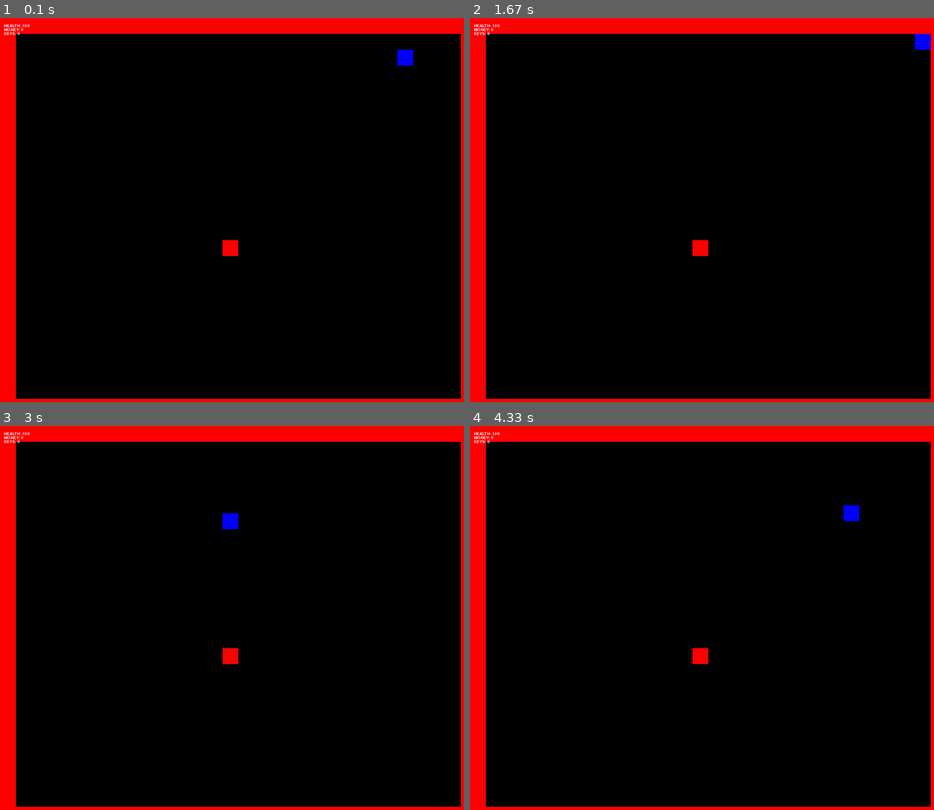
Above: before the commit, frames 1-4 (two rows, left to right).
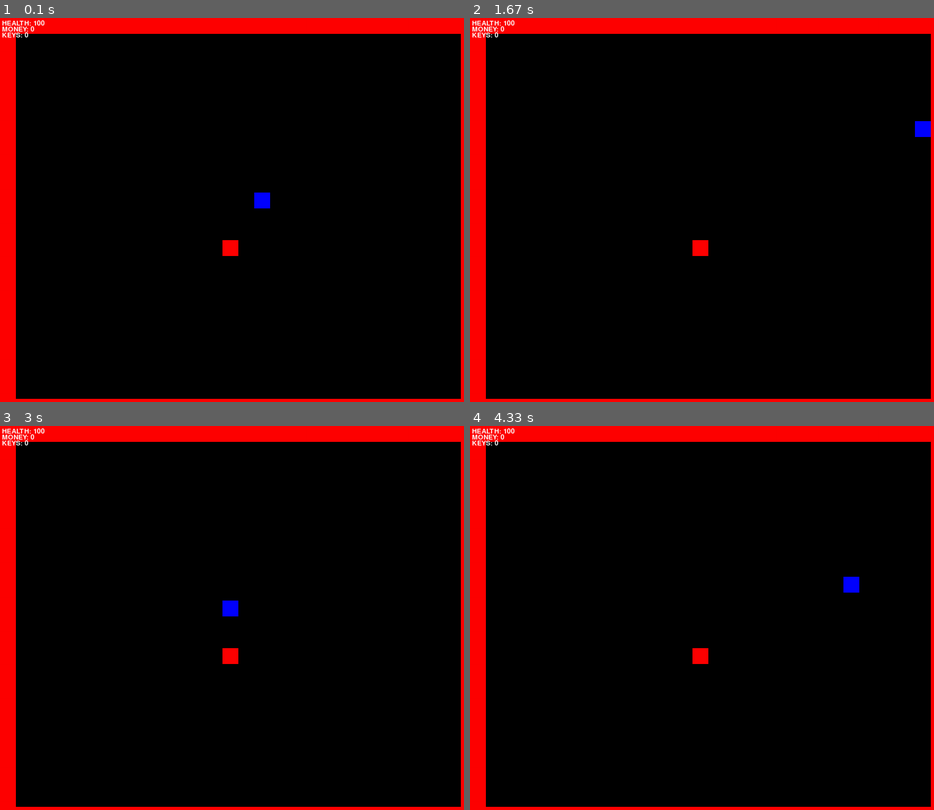
Above: after the commit, the same moments.

Repository: cduck1/dukecw-classwork
Game: pygame game, started from Tile Game/Tile Movement Game.py
Two runs of this game, one before a commit and one after it. Both use one fixed random seed, a clock stepped at 60 frames per second and the inputs below.
Inputs:
- Up to frame 1 (0.1 s): no input
- Up to frame 2 (1.67 s): hold Right 0.33-0.8 s; hold Up 0.83-1.13 s; hold Right 1.17-1.63 s
- Up to frame 3 (3 s): hold Left 1.67-2.2 s; hold Down 2.23-2.53 s; hold Left 2.57-2.97 s
- Up to frame 4 (4.33 s): hold Up 3-3.37 s; hold Right 3.4-4.03 s; hold Down from 4.07 s (still down)

The runs differ from the first frame. In frame 1, 0.5% of the frame differs, in the area x 0-90%, y 0-50%; in frame 2, 0.5%; in frame 3, 0.5%; in frame 4, 0.5%.

Commit message:
Update Tile Movement Game.py
Changed where the text is and the font size slightly for the health, money and keys to make it look better

Diff:
--- a/Tile Game/Tile Movement Game.py
+++ b/Tile Game/Tile Movement Game.py
@@ -113,16 +113,16 @@
 # Side walls = 1,0,0,0,0,0,0,0,0,0,0,0,0,0,0,0,0,0,0,0,0,0,0,0,1
 wall_present = [1,1,1,1,1,1,1,1,1,1,1,1,1,1,1,1,1,1,1,1,1,1,1,1,1,1,1,1,1,1,
                 1,0,0,0,0,0,0,0,0,0,0,0,0,0,0,0,0,0,0,0,0,0,0,0,0,0,0,0,0,1,
-                1,0,0,0,0,0,0,0,0,0,0,0,0,0,0,0,0,0,0,0,0,0,0,0,0,3,0,0,0,1,
-                1,0,0,0,0,0,0,0,0,0,0,0,0,0,0,0,0,0,0,0,0,0,0,0,0,0,0,0,0,1,
-                1,0,0,0,0,0,0,0,0,0,0,0,0,0,0,0,0,0,0,0,0,0,0,0,0,0,0,0,0,1,
-                1,0,0,0,0,0,0,0,0,0,0,0,0,0,0,0,0,0,0,0,0,0,0,0,0,0,0,0,0,1,
-                1,0,0,0,0,0,0,0,0,0,0,0,0,0,0,0,0,0,0,0,0,0,0,0,0,0,0,0,0,1,
-                1,0,0,0,0,0,0,0,0,0,0,0,0,0,0,0,0,0,0,0,0,0,0,0,0,0,0,0,0,1,
-                1,0,0,0,0,0,0,0,0,0,0,0,0,0,0,0,0,0,0,0,0,0,0,0,0,0,0,0,0,1,
-                1,0,0,0,0,0,0,0,0,0,0,0,0,0,0,0,0,0,0,0,0,0,0,0,0,0,0,0,0,1,
-                1,0,0,0,0,0,0,0,0,0,0,0,0,0,0,0,0,0,0,0,0,0,0,0,0,0,0,0,0,1,
-                1,0,0,0,0,0,0,0,0,0,0,0,0,0,0,0,0,0,0,0,0,0,0,0,0,0,0,0,0,1,
+                1,0,0,0,0,0,0,0,0,0,0,0,0,0,0,0,0,0,0,0,0,0,0,0,0,0,0,0,0,1,
+                1,0,0,0,0,0,0,0,0,0,0,0,0,0,0,0,0,0,0,0,0,0,0,0,0,0,0,0,0,1,
+                1,0,0,0,0,0,0,0,0,0,0,0,0,0,0,0,0,0,0,0,0,0,0,0,0,0,0,0,0,1,
+                1,0,0,0,0,0,0,0,0,0,0,0,0,0,0,0,0,0,0,0,0,0,0,0,0,0,0,0,0,1,
+                1,0,0,0,0,0,0,0,0,0,0,0,0,0,0,0,0,0,0,0,0,0,0,0,0,0,0,0,0,1,
+                1,0,0,0,0,0,0,0,0,0,0,0,0,0,0,0,0,0,0,0,0,0,0,0,0,0,0,0,0,1,
+                1,0,0,0,0,0,0,0,0,0,0,0,0,0,0,0,0,0,0,0,0,0,0,0,0,0,0,0,0,1,
+                1,0,0,0,0,0,0,0,0,0,0,0,0,0,0,0,0,0,0,0,0,0,0,0,0,0,0,0,0,1,
+                1,0,0,0,0,0,0,0,0,0,0,0,0,0,0,0,0,0,0,0,0,0,0,0,0,0,0,0,0,1,
+                1,0,0,0,0,0,0,0,0,0,0,0,0,0,0,0,3,0,0,0,0,0,0,0,0,0,0,0,0,1,
                 1,0,0,0,0,0,0,0,0,0,0,0,0,0,0,0,0,0,0,0,0,0,0,0,0,0,0,0,0,1,
                 1,0,0,0,0,0,0,0,0,0,0,0,0,0,0,0,0,0,0,0,0,0,0,0,0,0,0,0,0,1,
                 1,0,0,0,0,0,0,0,0,0,0,0,0,0,2,0,0,0,0,0,0,0,0,0,0,0,0,0,0,1,
@@ -204,17 +204,17 @@
     all_sprites_group.draw(screen)
 
     # Draw player attributes - health, money, keys
-    font = pygame.font.Font('freesansbold.ttf', 10)
+    font = pygame.font.Font('freesansbold.ttf', 17)
     text = font.render(("HEALTH: " + str(myPlayer.health)), 1, WHITE)
-    screen.blit(text, (10, 15))
-
-    font = pygame.font.Font('freesansbold.ttf', 10)
+    screen.blit(text, (5, 5))
+
+    font = pygame.font.Font('freesansbold.ttf', 17)
     text = font.render(("MONEY: " + str(myPlayer.money)), 1, WHITE)
-    screen.blit(text, (10, 25))
-
-    font = pygame.font.Font('freesansbold.ttf', 10)
+    screen.blit(text, (5, 20))
+
+    font = pygame.font.Font('freesansbold.ttf', 17)
     text = font.render(("KEYS: " + str(myPlayer.keys)), 1, WHITE)
-    screen.blit(text, (10, 35))
+    screen.blit(text, (5, 35))
 
     # Go ahead and update the screen with what we've drawn.
     pygame.display.flip()
